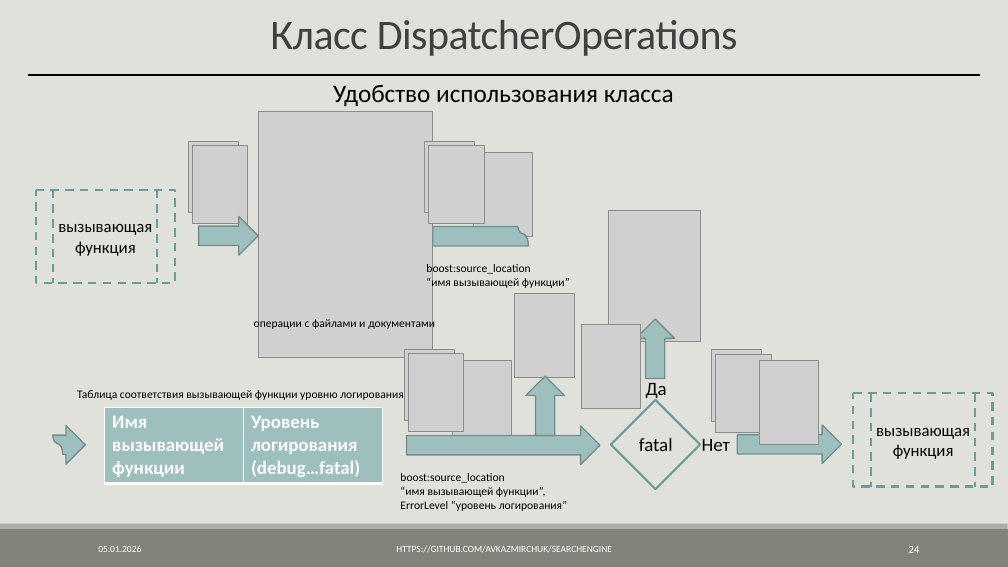
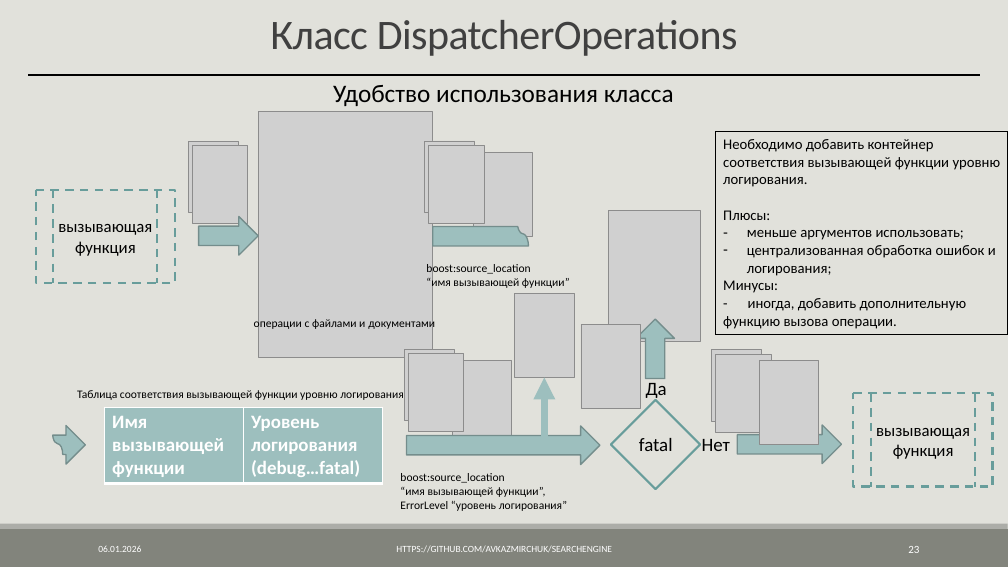
Before and after one commit to AVKazmirchuk/SearchEngine, a slide deck: slide 23 of presentation/защита [Автосохраненный].pptx (slide 24 before the commit). Drawn at 1008x567 pixels with LibreOffice and Linux fonts; fonts in the diff are those of the drawing; grey boxes stand for pictures. Boxes give left, top, right and bottom in pixels: in the first picture for what was removed or moved away, otherwise in the second. Text is boxed around its words. In the diff, an @@ line names an element or a change of style, - is before the commit and + after.

```diff
--- a/presentation/защита [Автосохраненный].pptx
+++ b/presentation/защита [Автосохраненный].pptx
@@ rectangle added at (716, 132, 1008, 335), outline #000000 0.75 pt, 14 pt, text #000000 @@
+Необходимо добавить контейнер соответствия вызывающей функции уровню логирования.
+Плюсы:
+– меньше аргументов использовать;
+– централизованная обработка ошибок и логирования;
+Минусы:
+- иногда, добавить дополнительную функцию вызова операции.
@@ right arrow removed at (526, 376, 565, 436) @@
@@ elbow arrow added from (544, 447) to (544, 377), #9DBFBE 7 pt @@
@@ page number at (908, 546, 919, 553): text changed @@
-24
+23
```
Also in this commit, not shown: 29 other slides changed, 10 slides removed, 59 other files.
